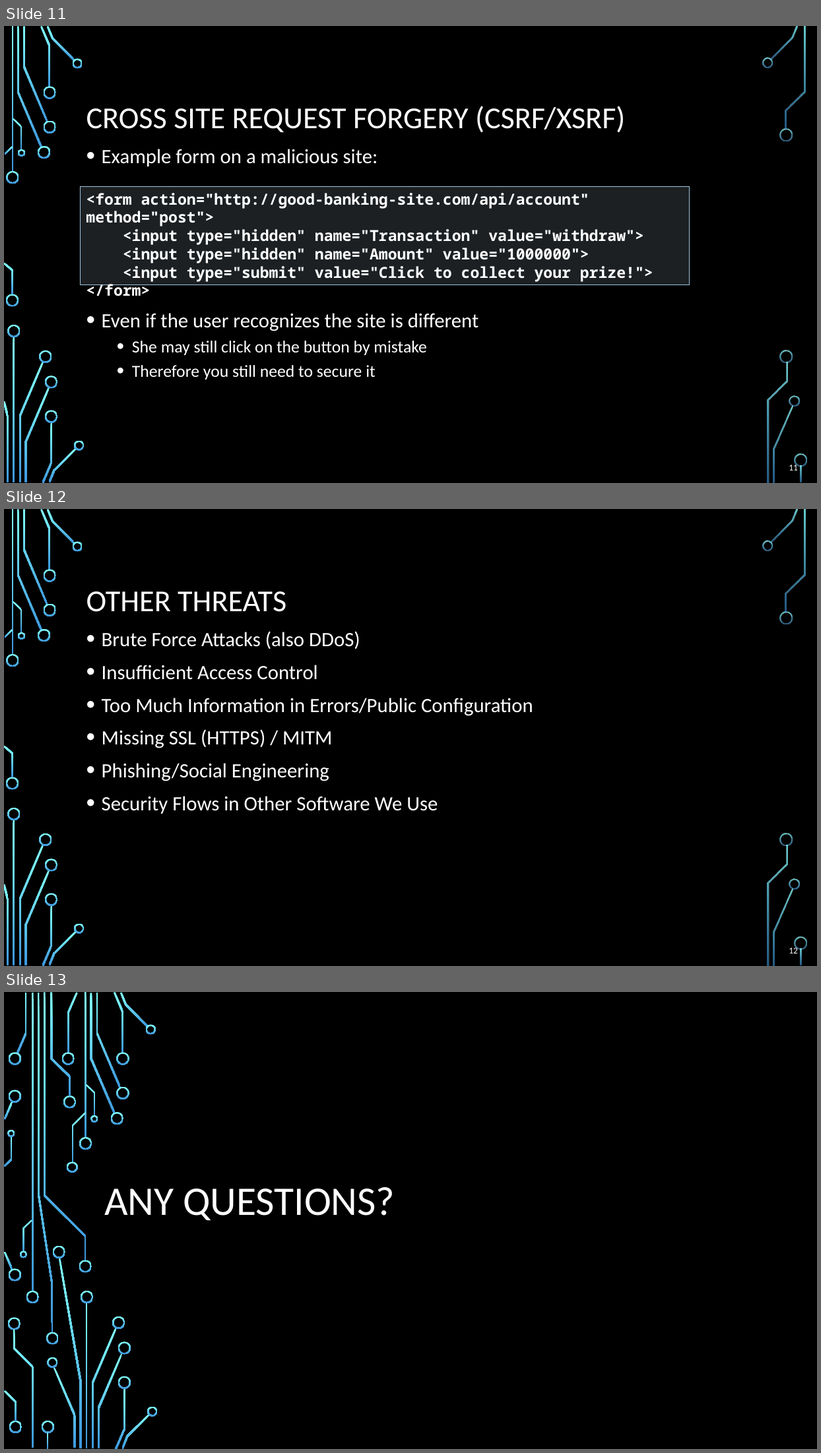
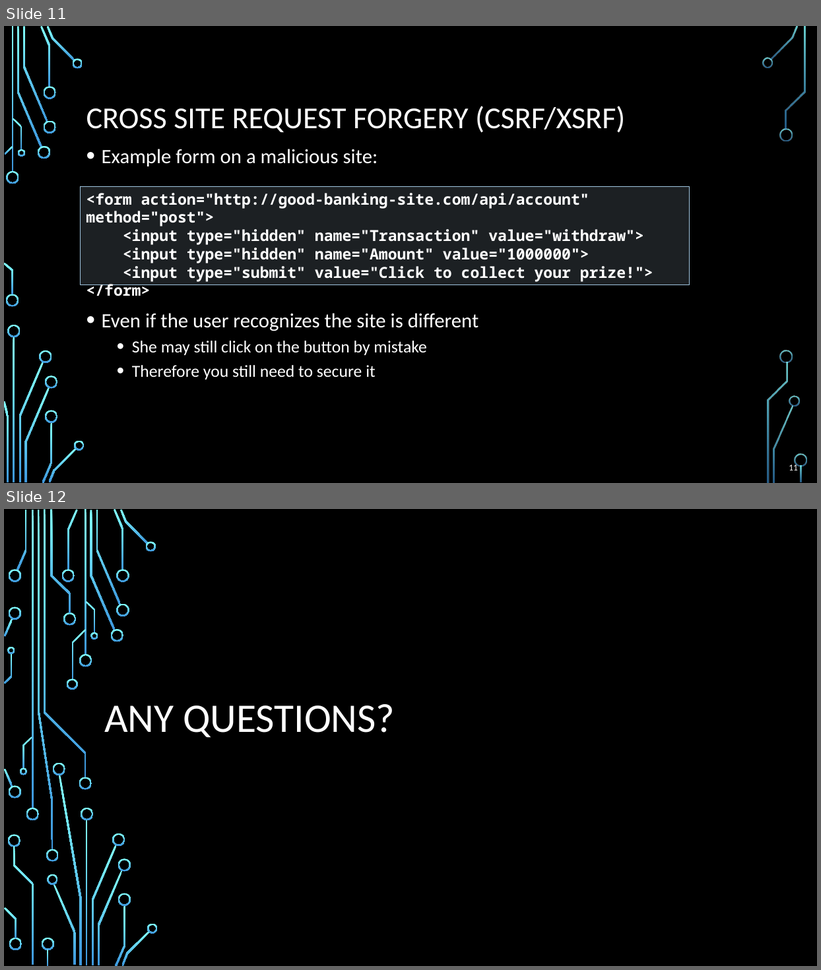
Before and after one commit to imutafchiev94/MyTested.AspNet.TV, a slide deck: src/Web Application SECURITY Considerations/Presentation.pptx. Shown one above the other, each under a label of ours: slides 11, 12 and 13 before the commit, slides 11 and 12 after it. The pictures are 821x1453 and 821x970 pixels, drawn with LibreOffice and Linux fonts; fonts in the diff are those of the drawing; background and template pictures are left out. Boxes give left, top, right and bottom in pixels: in the first picture for what was removed or moved away, otherwise in the second. Text is boxed around its words. In the diff, an @@ line names an element or a change of style, - is before the commit and + after.

Commit message:
Updated Web Application Security presentation

```diff
--- a/src/Web Application SECURITY Considerations/Presentation.pptx
+++ b/src/Web Application SECURITY Considerations/Presentation.pptx
@@ slide 12 removed at box(4, 509, 817, 966), background picture (left out); not listed: 36 template elements that a slide beside it also shows @@
@@ title removed at box(86, 591, 286, 612) @@
-OTHER THREATS
@@ text removed at box(102, 631, 533, 814) @@
-• Brute Force Attacks (also DDoS)
-• Insufficient Access Control
-• Too Much Information in Errors/Public Configuration
-• Missing SSL (HTTPS) / MITM
-• Phishing/Social Engineering
-• Security Flows in Other Software We Use
@@ page number removed at box(789, 947, 798, 954) @@
-12
@@ what was slide 13 is now slide 12 @@
```
